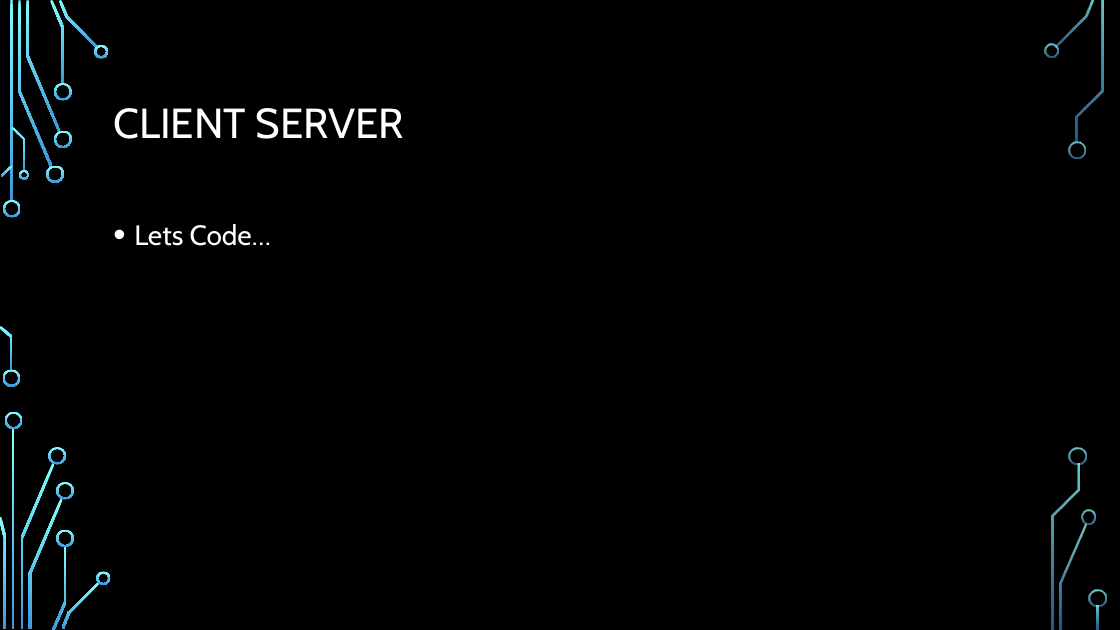
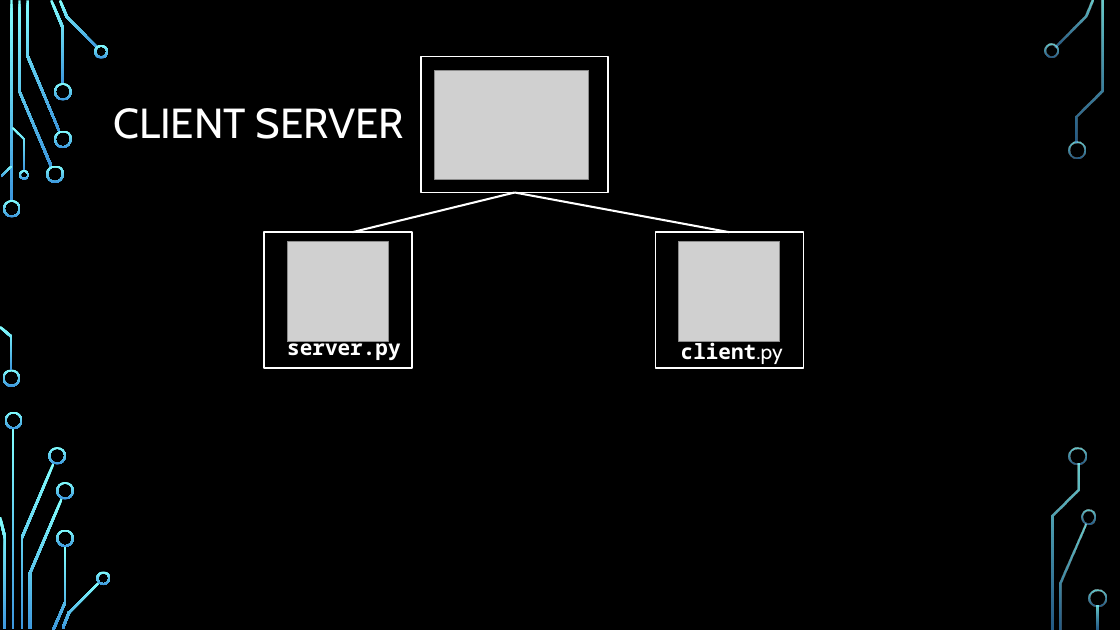
Before and after one commit to rugbyprof/4663-Cryptography, a slide deck: slide 19 of Assignments/A08/4663_Encryption_Layer_Project.pptx. Drawn at 1120x630 pixels with LibreOffice and Linux fonts; fonts in the diff are those of the drawing; grey boxes stand for pictures; background and template pictures are left out. Boxes give left, top, right and bottom in pixels: in the first picture for what was removed or moved away, otherwise in the second. Text is boxed around its words. In the diff, an @@ line names an element or a change of style, - is before the commit and + after.

```diff
--- a/Assignments/A08/4663_Encryption_Layer_Project.pptx
+++ b/Assignments/A08/4663_Encryption_Layer_Project.pptx
@@ rectangle added at (421, 57, 608, 193), outline #FFFFFF 1.25 pt @@
@@ picture added at (434, 71, 589, 180) @@
@@ line added from (515, 192) to (353, 232), #FFFFFF 1.75 pt @@
@@ line added from (515, 192) to (729, 232), #FFFFFF 1.75 pt @@
@@ text removed at (134, 224, 271, 246) @@
-• Lets Code…
@@ rectangle added at (264, 232, 412, 368), outline #FFFFFF 1.25 pt @@
@@ rectangle added at (655, 232, 803, 368), outline #FFFFFF 1.25 pt @@
@@ picture added at (287, 241, 388, 342) @@
@@ picture added at (679, 241, 780, 342) @@
@@ text added at (287, 335, 400, 360), 18 pt, text #FFFFFF, bold @@
+server.py
@@ text added at (681, 339, 783, 364), 18 pt, text #FFFFFF, bold @@
+client.py
```
Also in this commit, not shown: 3 slides added, 9 other files.
